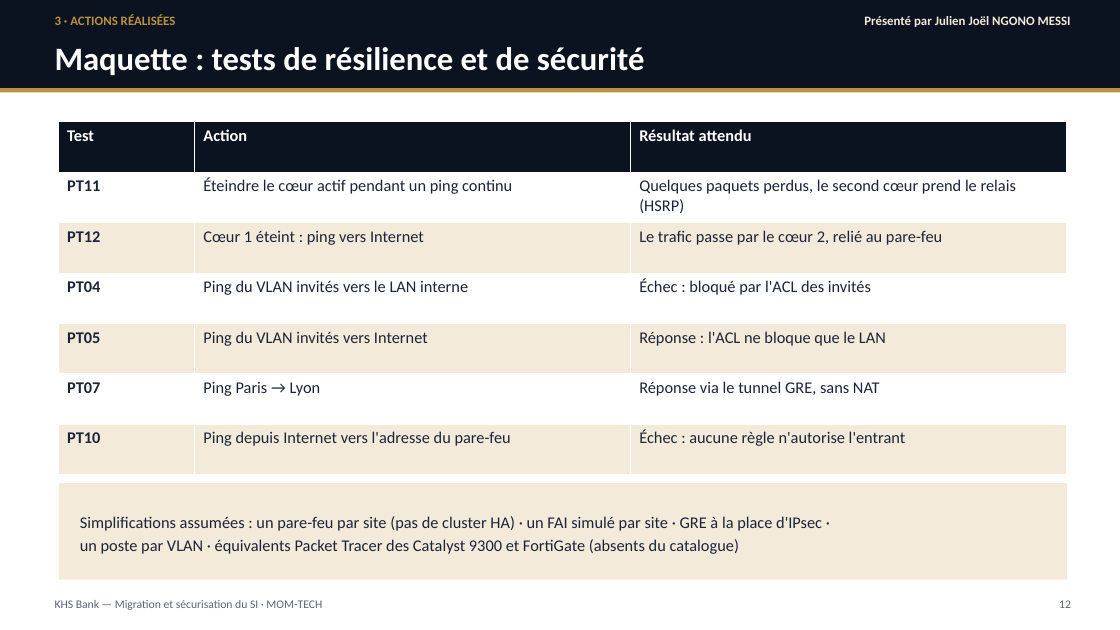
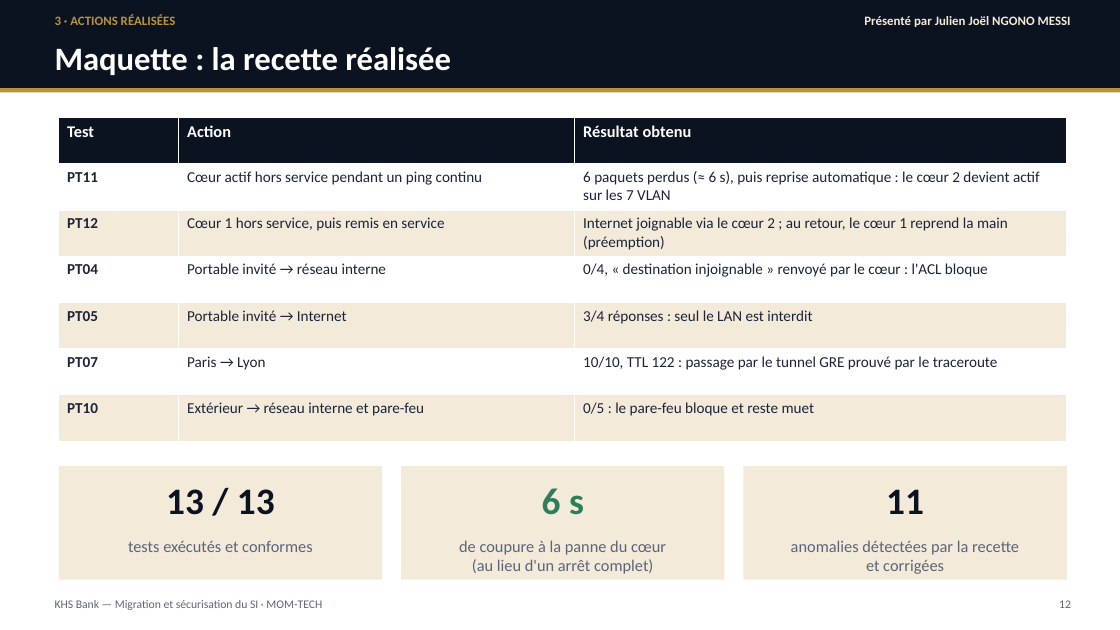
Before and after one commit to ngonomessi-cmd/projet-fin-etude, a slide deck: slide 12 of soutenance/Soutenance_KHS_Bank_MOM-TECH.pptx. Drawn at 1120x630 pixels with LibreOffice and Linux fonts; fonts in the diff are those of the drawing. Boxes give left, top, right and bottom in pixels: in the first picture for what was removed or moved away, otherwise in the second. Text is boxed around its words. In the diff, an @@ line names an element or a change of style, - is before the commit and + after.

```diff
--- a/soutenance/Soutenance_KHS_Bank_MOM-TECH.pptx
+++ b/soutenance/Soutenance_KHS_Bank_MOM-TECH.pptx
@@ text at (x1=55, y1=47, x2=451, y2=75): text changed @@
-Maquette : tests de résilience et de sécurité
+Maquette : la recette réalisée
@@ table at (x1=59, y1=118, x2=1067, y2=441) @@
-row 1, column 3: Résultat attendu
+row 1, column 3: Résultat obtenu
-row 2, column 2: Éteindre le cœur actif pendant un ping continu
+row 2, column 2: Cœur actif hors service pendant un ping continu
-row 2, column 3: Quelques paquets perdus, le second cœur prend le relais (HSRP)
+row 2, column 3: 6 paquets perdus (≈ 6 s), puis reprise automatique : le cœur 2 devient actif sur les 7 VLAN
-row 3, column 2: Cœur 1 éteint : ping vers Internet
+row 3, column 2: Cœur 1 hors service, puis remis en service
-row 3, column 3: Le trafic passe par le cœur 2, relié au pare-feu
+row 3, column 3: Internet joignable via le cœur 2 ; au retour, le cœur 1 reprend la main (préemption)
-row 4, column 2: Ping du VLAN invités vers le LAN interne
+row 4, column 2: Portable invité → réseau interne
-row 4, column 3: Échec : bloqué par l'ACL des invités
+row 4, column 3: 0/4, « destination injoignable » renvoyé par le cœur : l'ACL bloque
-row 5, column 2: Ping du VLAN invités vers Internet
+row 5, column 2: Portable invité → Internet
-row 5, column 3: Réponse : l'ACL ne bloque que le LAN
+row 5, column 3: 3/4 réponses : seul le LAN est interdit
-row 6, column 2: Ping Paris → Lyon
+row 6, column 2: Paris → Lyon
-row 6, column 3: Réponse via le tunnel GRE, sans NAT
+row 6, column 3: 10/10, TTL 122 : passage par le tunnel GRE prouvé par le traceroute
-row 7, column 2: Ping depuis Internet vers l'adresse du pare-feu
+row 7, column 2: Extérieur → réseau interne et pare-feu
-row 7, column 3: Échec : aucune règle n'autorise l'entrant
+row 7, column 3: 0/5 : le pare-feu bloque et reste muet
@@ size 14 to 13 pt in "PT11", "PT12", "PT04", "PT05" and 2 more places @@
@@ table resized from (x1=59, y1=122, x2=1067, y2=475) to (x1=59, y1=118, x2=1067, y2=441) @@
@@ rectangle resized from (x1=59, y1=483, x2=1067, y2=580) to (x1=59, y1=466, x2=382, y2=580) @@
@@ rectangle added at (x1=402, y1=466, x2=725, y2=580), fill #F3EADA @@
@@ rectangle added at (x1=744, y1=466, x2=1067, y2=580), fill #F3EADA @@
@@ text added at (x1=166, y1=489, x2=275, y2=515), 32 pt, text #0B1220, bold @@
+13 / 13
@@ text added at (x1=542, y1=488, x2=584, y2=515), 32 pt, text #2E7D5B, bold @@
+6 s
@@ text added at (x1=886, y1=489, x2=924, y2=514), 32 pt, text #0B1220, bold @@
+11
@@ text removed at (x1=80, y1=516, x2=822, y2=554) @@
-Simplifications assumées : un pare-feu par site (pas de cluster HA) · un FAI simulé par site · GRE à la place d'IPsec ·
-un poste par VLAN · équivalents Packet Tracer des Catalyst 9300 et FortiGate (absents du catalogue)
@@ text added at (x1=128, y1=541, x2=312, y2=552), 14 pt, text #5B6578 @@
+tests exécutés et conformes
@@ text added at (x1=459, y1=540, x2=666, y2=574), 14 pt, text #5B6578 @@
+de coupure à la panne du cœur
+(au lieu d'un arrêt complet)
@@ text added at (x1=791, y1=540, x2=1019, y2=574), 14 pt, text #5B6578 @@
+anomalies détectées par la recette
+et corrigées
```
Also in this commit, not shown: 12 other files.
